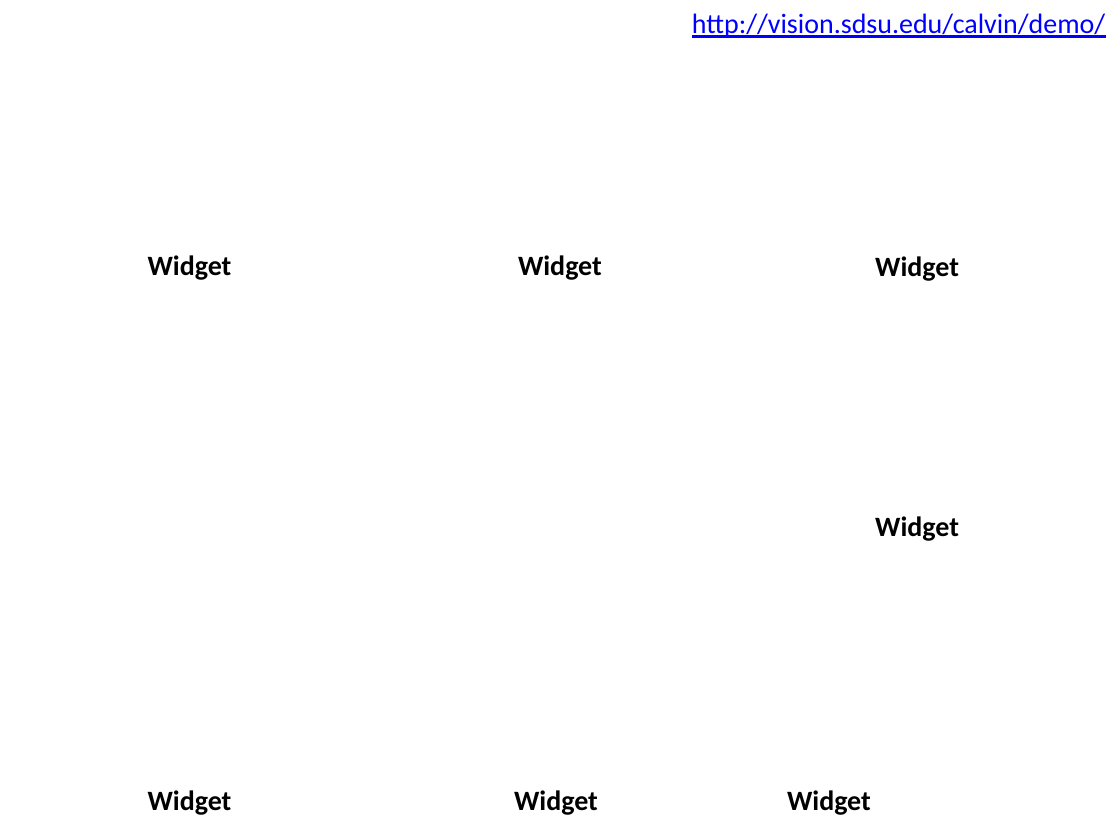
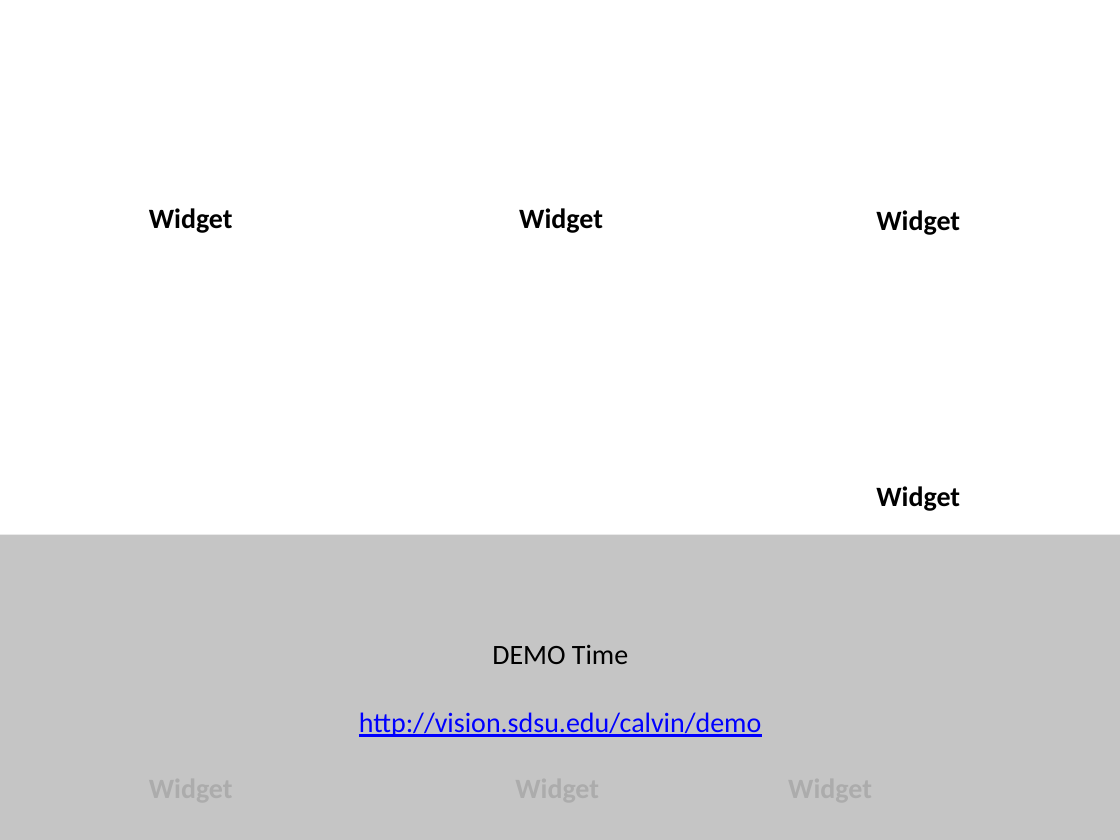
Before and after one commit to PathGeo/SalesTime, a slide deck: slide 7 of demo/doc/create widget.pptx (slide 2 before the commit). Drawn at 1120x840 pixels with LibreOffice and Linux fonts; fonts in the diff are those of the drawing; background and template pictures are left out. Boxes give left, top, right and bottom in pixels: in the first picture for what was removed or moved away, otherwise in the second. Text is boxed around its words. In the diff, an @@ line names an element or a change of style, - is before the commit and + after.

```diff
--- a/demo/doc/create widget.pptx
+++ b/demo/doc/create widget.pptx
@@ text "Widget": place and size @@
-text "Widget" at [148, 255, 232, 280]
+text "Widget" at [149, 208, 233, 233]
@@ text "Widget": place and size @@
-text "Widget" at [518, 255, 602, 280]
+text "Widget" at [519, 208, 603, 233]
@@ text "Widget": place and size @@
-text "Widget" at [875, 256, 959, 281]
+text "Widget" at [876, 210, 960, 235]
@@ text "Widget": place and size @@
-text "Widget" at [875, 516, 959, 541]
+text "Widget" at [876, 486, 960, 511]
@@ rectangle "DEMO Time": place and size @@
-rectangle "DEMO Time" at [692, 13, 1105, 38]
+rectangle "DEMO Time" at [0, 534, 1120, 840]
@@ rectangle "DEMO Time" at [0, 534, 1120, 840]: vertical alignment top to middle; fill none to #BFBFBF at 90% opacity @@
@@ text in rectangle at [359, 644, 761, 737]: text changed @@
-http://vision.sdsu.edu/calvin/demo/
+DEMO Time
+http://vision.sdsu.edu/calvin/demo
@@ 3 texts: place and size @@
-3 texts at [148, 790, 871, 815]
+3 texts at [124, 765, 896, 811]
```
Also in this commit, not shown: 1 other slide changed, 5 slides added, 3 other files.
